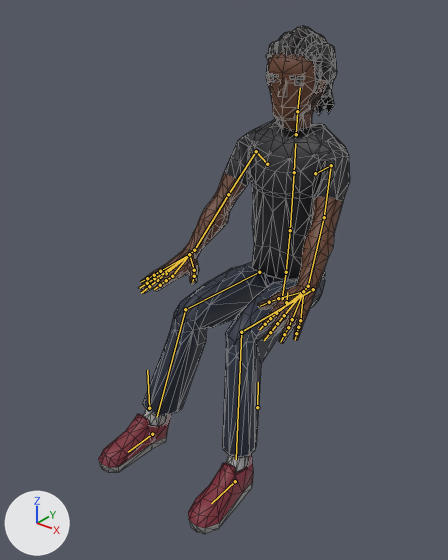
Renders of the glTF model js/models/avatars/club-crowd-m1.glb from each side of a commit.
Before and after are seen from a 50 mm lens placed at (1.137, -1.705, 1.521), pointed at (-0.027, -0.25, 0.618). Every picture has the same lights, and +X, +Y and +Z are marked at lower left. The older version comes first. Both versions are drawn at frame 287 of the action 'Seated_Low_Loop'; the numbers are the values there. The bones that change, and the others that lie on the model, are drawn over the model as lines. Mesh edges are drawn as thin lines.

In view in the first picture: 'Casual2_Body'.
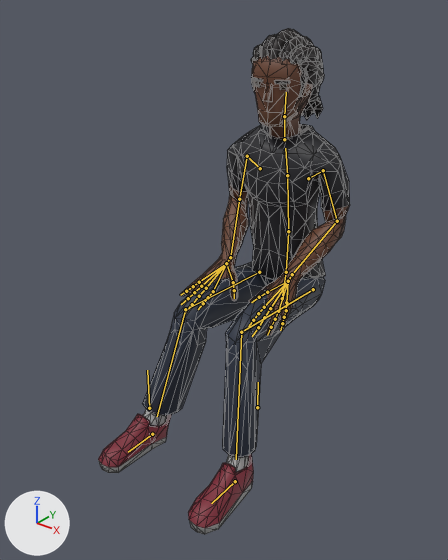
The change in detail:
Bone 'Abdomen' (bone_abdomen) turns from (0, 0, 0) to (4, 0, 0) degrees about its own x, y and z.
Bone 'Torso' (bone_torso) turns from (0, 0, 0) to (5, 0, 0) degrees about its own x, y and z.
Bone 'Chest' (bone_chest) turns from (0, 0, 0) to (5, 0, 0) degrees about its own x, y and z.
Bone 'Neck' (bone_neck) turns from (0, 1, 0) to (-6, 1, 0) degrees about its own x, y and z.
Bone 'Head' (bone_head) turns from (-1, 2, -1) to (-8, 2, 0) degrees about its own x, y and z.
Bone 'UpperArm.L' (bone_upperarm_l) turns from (-59, -20, -38) to (-74, -4, 9) degrees about its own x, y and z.
Bone 'LowerArm.L' (bone_lowerarm_l) turns from (-1, 8, 3) to (-45, 32, -73) degrees about its own x, y and z.
Bone 'Wrist.L' (bone_wrist_l) turns from (19, 30, -25) to (31, 35, 17) degrees about its own x, y and z.
Bone 'UpperArm.R' (bone_upperarm_r) turns from (-58, 21, 38) to (-75, 6, -7) degrees about its own x, y and z.
Bone 'LowerArm.R' (bone_lowerarm_r) turns from (-1, -8, -3) to (-43, -33, 69) degrees about its own x, y and z.
Bone 'Wrist.R' (bone_wrist_r) turns from (18, -30, 25) to (30, -36, -16) degrees about its own x, y and z.

Location of each change, (x1, y1, x2, y2) in pixels of the pictures (448 x 560 px):
'Casual2_Body', posed
    before: (98, 26, 350, 534)
    after: (98, 28, 350, 534)
bone 'Abdomen', root to tip
    before: (286, 272) to (290, 230)
    after: (286, 272) to (288, 231)
bone 'Torso', root to tip
    before: (290, 230) to (294, 172)
    after: (288, 231) to (287, 175)
bone 'Chest', root to tip
    before: (294, 172) to (295, 143)
    after: (287, 175) to (285, 148)
bone 'Neck', root to tip
    before: (296, 134) to (297, 111)
    after: (284, 139) to (284, 116)
bone 'Head', root to tip
    before: (297, 111) to (300, 88)
    after: (284, 116) to (286, 92)
bone 'UpperArm.L', root to tip
    before: (331, 165) to (324, 217)
    after: (323, 170) to (337, 221)
bone 'LowerArm.L', root to tip
    before: (324, 217) to (308, 286)
    after: (337, 221) to (292, 274)
bone 'Wrist.L', root to tip
    before: (308, 286) to (303, 291)
    after: (292, 274) to (288, 281)
bone 'UpperArm.R', root to tip
    before: (256, 151) to (228, 194)
    after: (247, 156) to (239, 199)
bone 'LowerArm.R', root to tip
    before: (228, 194) to (194, 250)
    after: (239, 199) to (230, 257)
bone 'Wrist.R', root to tip
    before: (194, 250) to (189, 254)
    after: (230, 257) to (226, 263)
